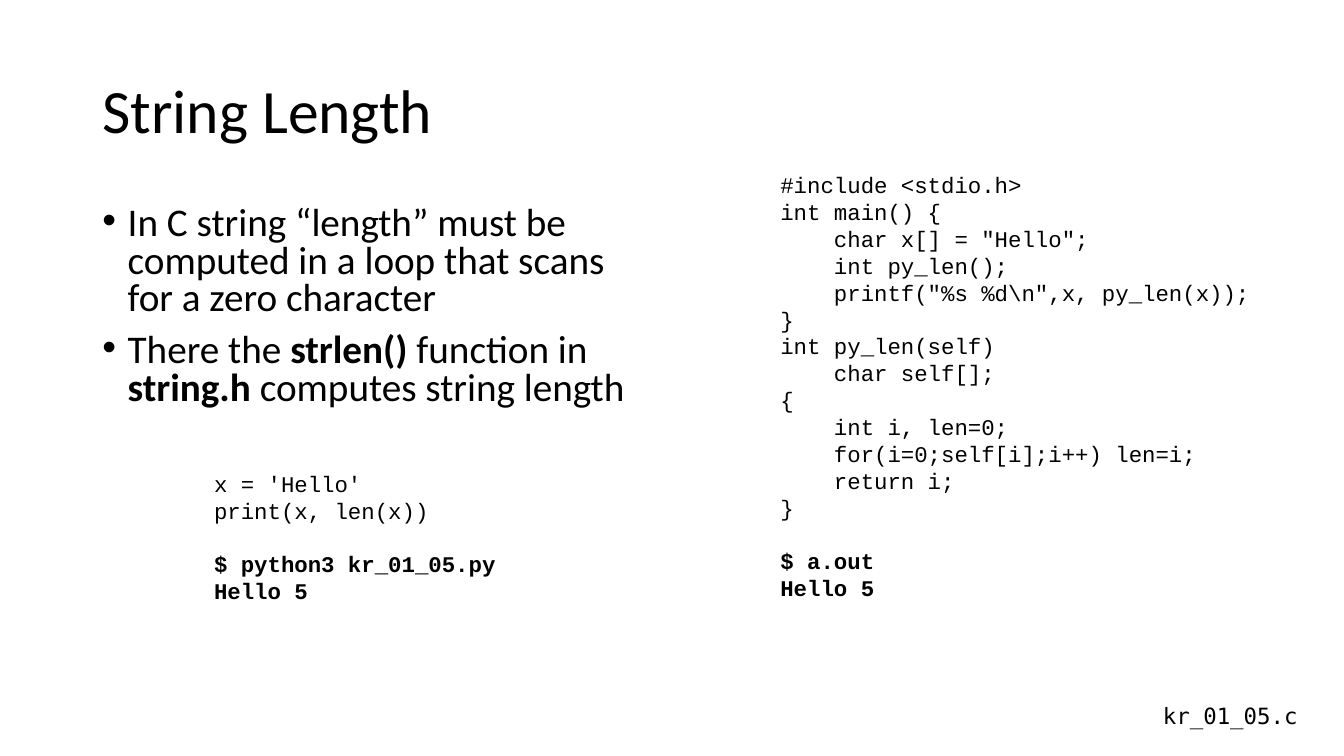
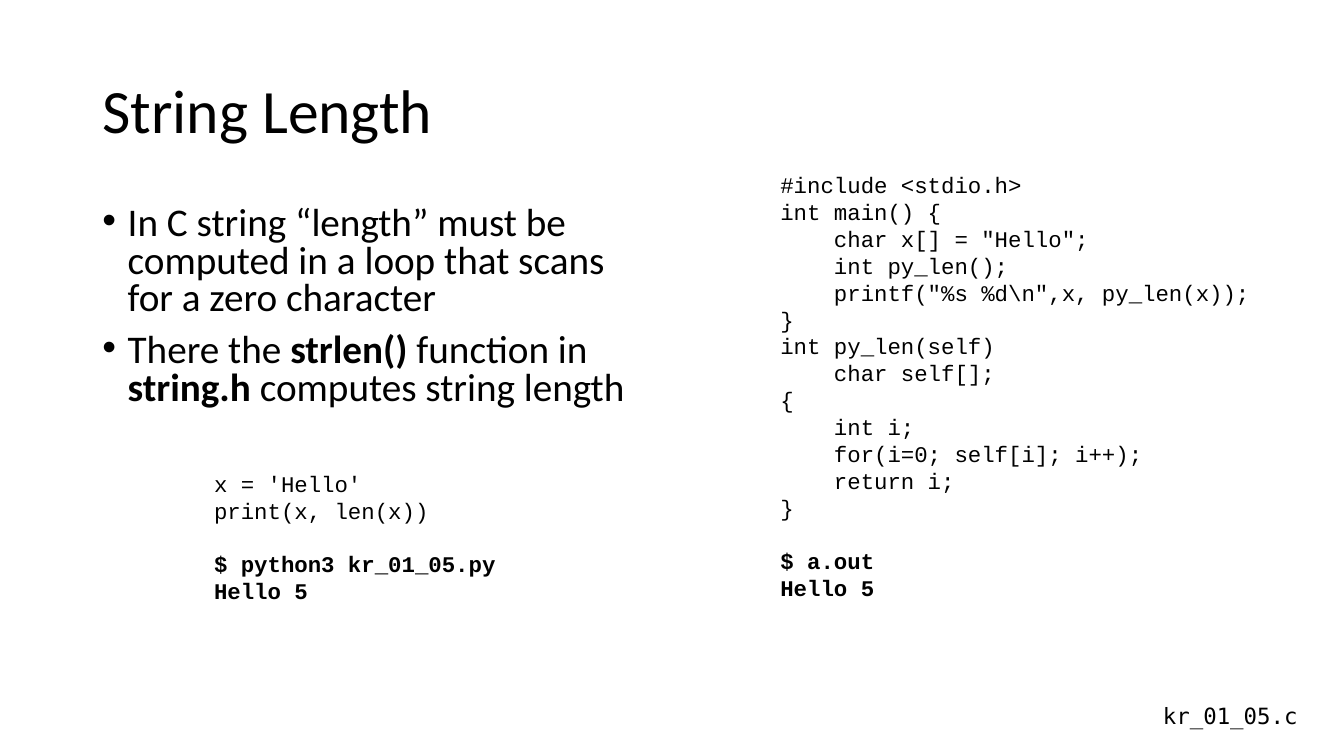
Before and after one commit to csev/cc4e, a slide deck: slide 10 of lectures/KR-1.pptx. Drawn at 1344x756 pixels with LibreOffice and Linux fonts; fonts in the diff are those of the drawing. Boxes give left, top, right and bottom in pixels: in the first picture for what was removed or moved away, otherwise in the second. Text is boxed around its words. In the diff, an @@ line names an element or a change of style, - is before the commit and + after.

```diff
--- a/lectures/KR-1.pptx
+++ b/lectures/KR-1.pptx
@@ text at <box>834,419,1142,467</box>: text changed @@
-int i, len=0;
-for(i=0;self[i];i++) len=i;
+int i;
+for(i=0; self[i]; i++);
```
Also in this commit, not shown: 2 other slides changed.
